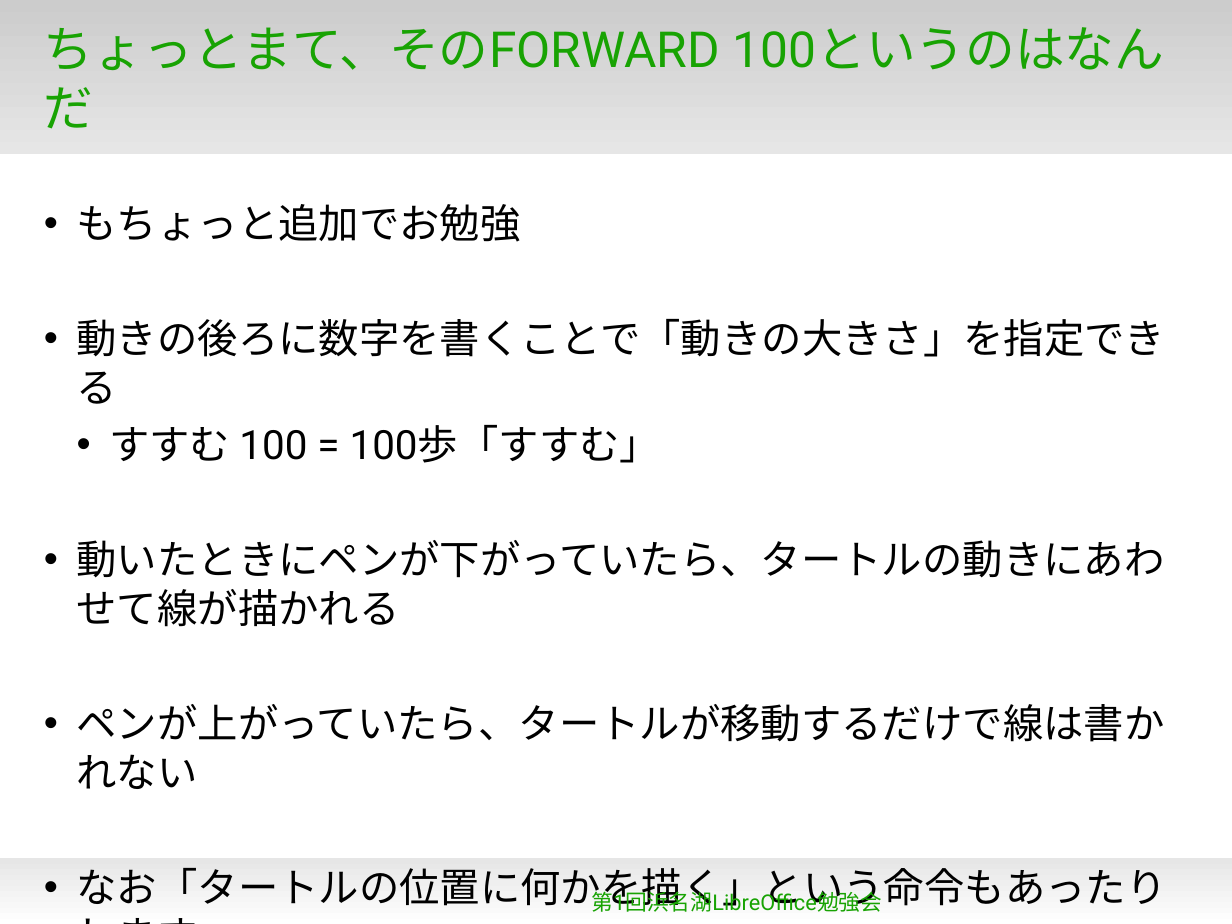
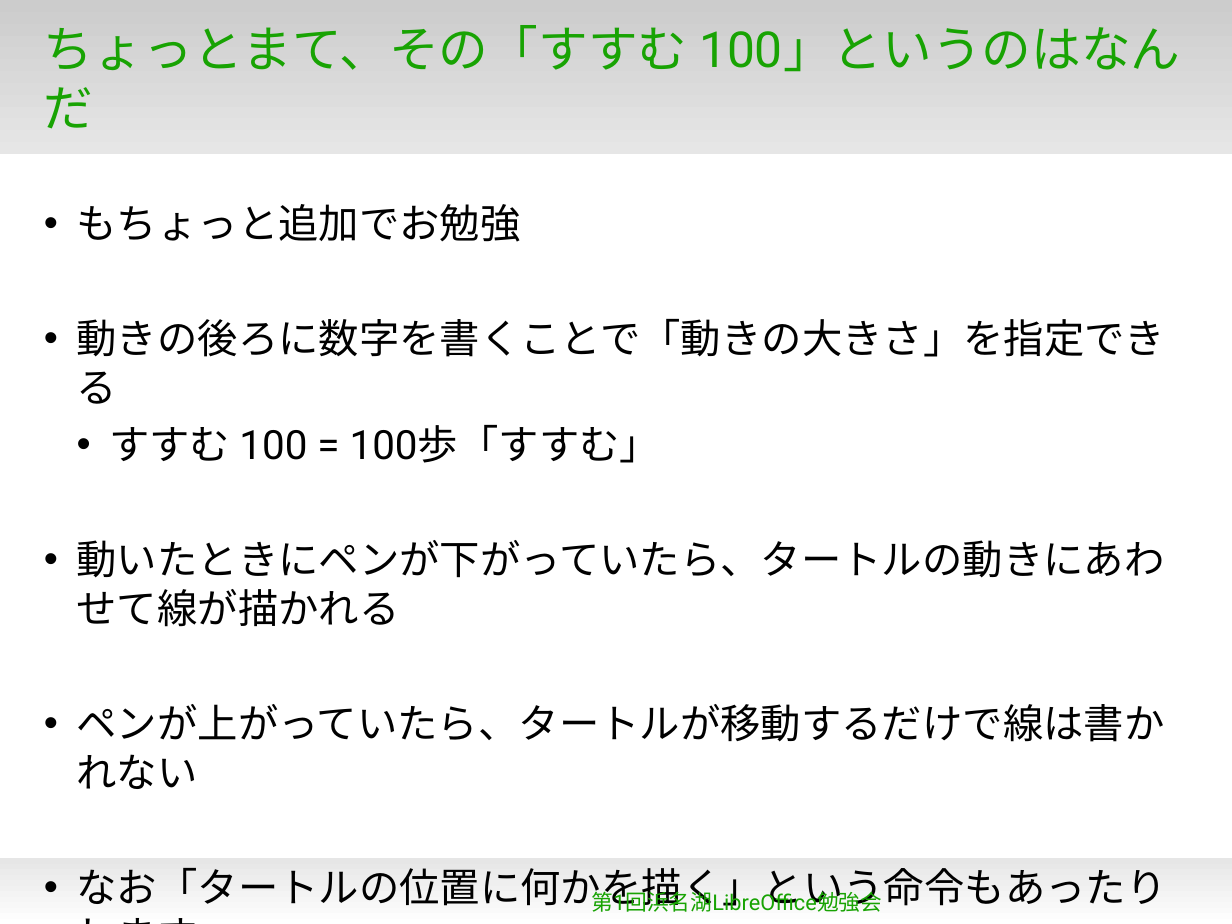
Before and after one commit to naruoga/KantoLibreOffice, a slide deck: slide 9 of Apr2013/LibreLogo.odp. Drawn at 1232x924 pixels with LibreOffice and Linux fonts; fonts in the diff are those of the drawing; background and template pictures are left out. Boxes give left, top, right and bottom in pixels: in the first picture for what was removed or moved away, otherwise in the second. Text is boxed around its words. In the diff, an @@ line names an element or a change of style, - is before the commit and + after.

```diff
--- a/Apr2013/LibreLogo.odp
+++ b/Apr2013/LibreLogo.odp
@@ title at (44, 25, 1180, 129): text changed @@
-ちょっとまて、そのFORWARD 100というのはなんだ
+ちょっとまて、その「すすむ 100」というのはなんだ
```
Also in this commit, not shown: 5 other slides changed.
